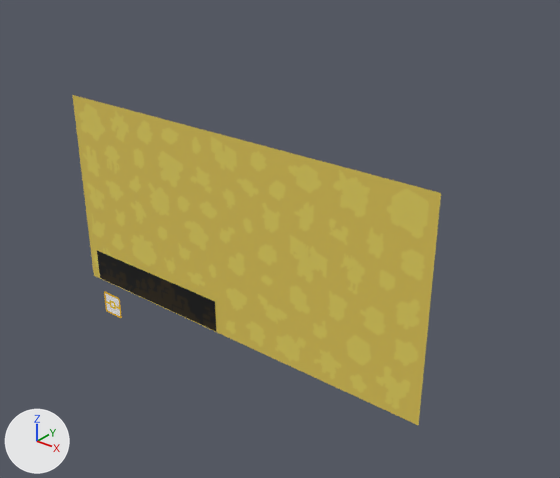
One commit to the FBX model Reference/Resources/Mesh/Animation/Loading/title_loading.fbx: the scene before it, then after it.
Before and after are seen from a 50 mm camera at (7.47, -8.05, 5.43) aimed at (0.65, 0.48, 0.14). Lighting does not change. The marker at lower left points along +X, +Y and +Z. Where no turn or scale is listed for an object, it has been applied to the vertices.

Names of what the first picture shows: 'Splash', 'Splash island', 'window monsterball mark'.
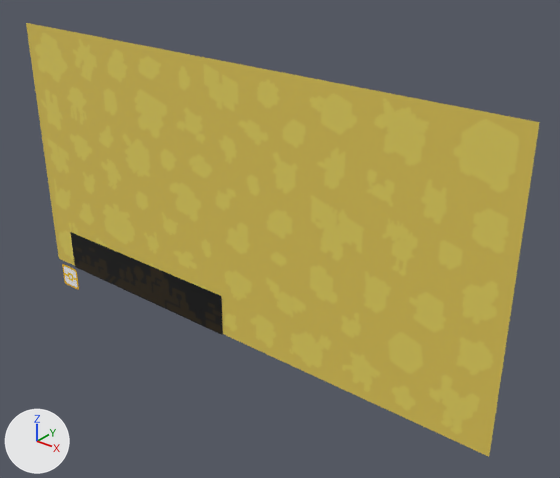
Patch to the scene script:
```diff
--- a/Reference/Resources/Mesh/Animation/Loading/title_loading.fbx.py
+++ b/Reference/Resources/Mesh/Animation/Loading/title_loading.fbx.py
@@ ob_splash @@
 ob_splash = bpy.data.objects.new('Splash', me_splash)
-ob_splash.location = (0.0, 0.01, 0.0)
+ob_splash.location = (0.0, 0.01, 0.55)
 ob_splash.rotation_euler = (1.571, 0.0, 0.0)  # degrees (90, 0, 0)
-ob_splash.scale = (0.00384, 0.00384, 0.004)
+ob_splash.scale = (0.005, 0.005, 0.005)
@@ ob_splash_island @@
 ob_splash_island = bpy.data.objects.new('Splash island', me_splash_island)
-ob_splash_island.location = (-1.06, 0.0, -1.19)
+ob_splash_island.location = (-1.12, 0.0, -1.04)
 ob_splash_island.rotation_euler = (1.571, 0.0, 0.0)  # degrees (90, 0, 0)
-ob_splash_island.scale = (0.00384, 0.00384, 0.00384)
+ob_splash_island.scale = (0.005, 0.005, 0.00384)
@@ ob_window_monsterball_mark @@
 ob_window_monsterball_mark = bpy.data.objects.new('window monsterball mark', me_window_monsterball_mark)
-ob_window_monsterball_mark.location = (-3.07, 0.0, -2.21)
+ob_window_monsterball_mark.location = (-4.32, 0.0, -2.02)
```

Where the change shows, as pixel boxes [x1, y1, x2, y2] in the pictures (560 x 478 px):
'Splash', moved, rescaled (39% wider, 31% taller): before [72, 95, 441, 425]; after [26, 23, 540, 457]
'Splash island', moved, rescaled (28% wider, 28% taller): before [97, 251, 216, 331]; after [70, 232, 223, 335]
'window monsterball mark', moved: before [104, 291, 122, 318]; after [62, 264, 79, 290]
